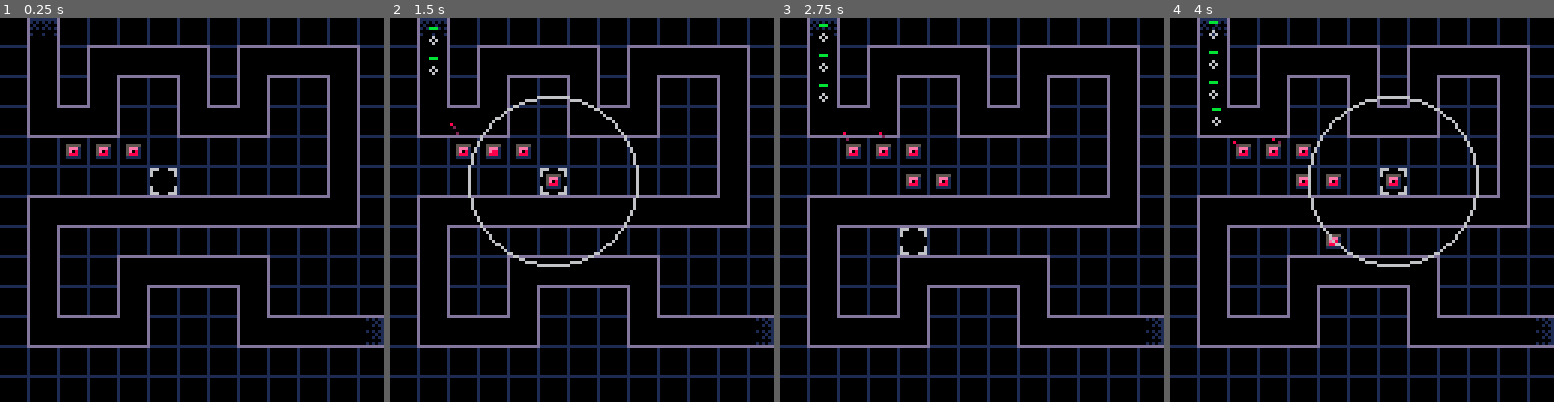
Above: before the commit, frames 1-4 (left to right).
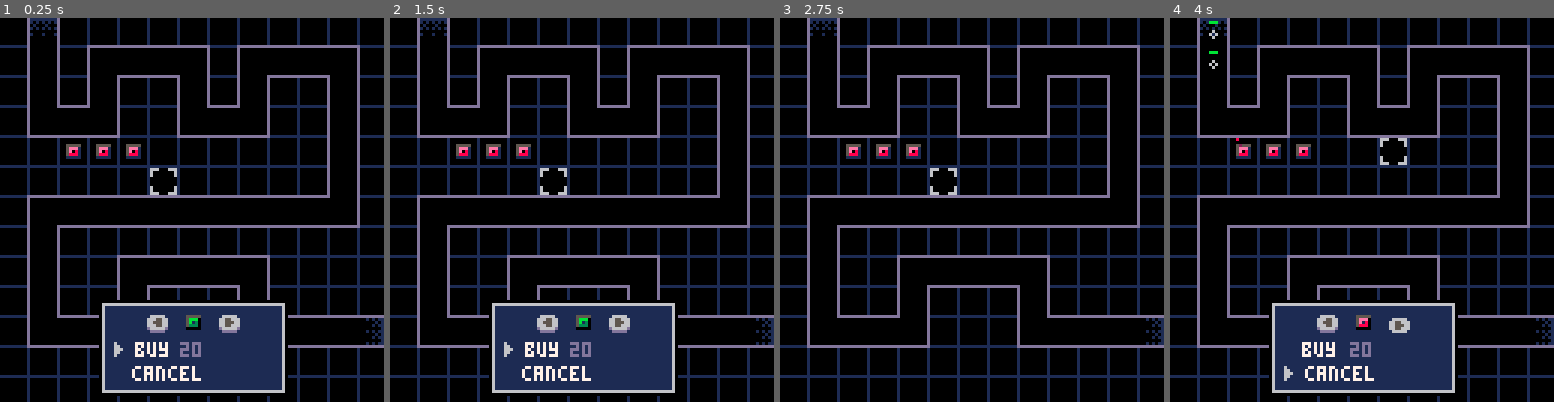
Above: after the commit, the same moments.

Repository: beardedsakimonkey/pixel_td.p8
Game: PICO-8 cartridge pixel_td.p8
Two runs of this game, one before a commit and one after it. Both use one fixed random seed, a clock stepped at 60 frames per second and the inputs below.
Inputs:
- Up to frame 1 (0.25 s): no input
- Up to frame 2 (1.5 s): tap O (Z key) at 0.33, 0.7, 1.43 s; tap X (X key) at 1.07 s
- Up to frame 3 (2.75 s): hold Left 1.97-2.37 s; tap X (X key) at 2.07, 2.4, 2.73 s; tap O (Z key) at 2.22 s; hold Down from 2.42 s (still down)
- Up to frame 4 (4 s): release Down at 2.82 s; hold Right 2.87-3.53 s; tap X (X key) at 3.07, 3.4, 3.73 s; tap O (Z key) at 3.1, 3.98 s; hold Up from 3.58 s (still down)

The runs differ from the first frame. In frame 1, 10% of the frame differs, in the area x 25-75%, y 73-99%; in frame 2, 11%; in frame 3, 0.7%; in frame 4, 12%, in the area x 10-81%, y 16-99%.

Commit message:
wip: working on buy menu

Diff:
--- /dev/null
+++ b/a.lua
@@ -0,0 +1,36 @@
+local function asserteq(a, b)
+    assert(a == b, ('Expected %s to equal %s'):format(a, b))
+end
+
+-- Convert grid coordinates (0-indexed) to pixel coordinates
+local function g2p(x, y)
+    local top  = (y * 12) - 2
+    local left = (x * 12) - 2
+    return {top=top, left=left, bot=top+12, right=left+12}
+end
+
+asserteq(g2p(0, 0).top, -2)
+asserteq(g2p(0, 0).bot, 10)
+
+asserteq(g2p(1, 1).top, 10)
+asserteq(g2p(1, 1).bot, 22)
+
+asserteq(g2p(2, 2).top, 22)
+asserteq(g2p(2, 2).bot, 34)
+
+asserteq(g2p(2, 2).left, 22)
+asserteq(g2p(2, 2).right, 34)
+
+asserteq(g2p(10, 10).top, 118)
+asserteq(g2p(10, 10).bot, 130)
+
+-- Convert pixel coordinates to grid coordinates (0-indexed)
+local function p2g(x, y)
+    return {
+        x=math.floor((x+2)/12),
+        y=math.floor((y+2)/12),
+    }
+end
+
+asserteq(p2g(23, 23).x, 2)
+asserteq(p2g(23, 23).y, 2)
--- a/core.lua
+++ b/core.lua
@@ -30,7 +30,14 @@
 enemies = {}
 towers = {}
 wave = 1
-sending = 10 -- number of enemies to send this wave
+sending = 0 -- number of enemies to send this wave
+
+ST = {buy = 1, upgrade = 2}
+open_shop = ST.buy
+shop_sel_opt = 1
+shop_sel_twr = 1
+shop_pressing_right = false
+shop_pressing_left = false
 
 --------------------------------------------------------------------------------
 -- INIT
@@ -76,10 +83,11 @@
     end
 end
 
-function make_enemy(x, y, dx, dy, hp)
+function make_enemy(hp)
     add(enemies, {
-        x=x, y=y,
-        dx=dx, dy=dy,
+        x=path_points[1].x,
+        y=path_points[1].y,
+        dx=0, dy=0.5,
         hp=hp, max_hp=hp,
         can_remove=false,
     })
@@ -104,14 +112,16 @@
     -- Make enemy
     if sending > 0 and t%20 == 0 then
         local hp = 3*wave
-        make_enemy(path_points[1].x, path_points[1].y, 0, 0.5, hp)
+        make_enemy(hp)
         sending -= 1
     end
     -- Update selection
-    if btnp(B.left)  then move_selection(B.left) end
-    if btnp(B.right) then move_selection(B.right) end
-    if btnp(B.up)    then move_selection(B.up) end
-    if btnp(B.down)  then move_selection(B.down) end
+    if not open_shop then
+        if btnp(B.left)  then move_selection(B.left) end
+        if btnp(B.right) then move_selection(B.right) end
+        if btnp(B.up)    then move_selection(B.up) end
+        if btnp(B.down)  then move_selection(B.down) end
+    end
     if sel.ts_x ~= 0 then -- is animating
         local dt = min(1, (time() - sel.ts_x)*4)
         if dt == 1 then -- done animating
@@ -133,32 +143,58 @@
         end
     end
 
-    if btnp(B.z) then
-        local twr = tbl_find(towers, twr_is_selected)
-        if twr then
-            -- Upgrade tower
-            if twr.type < 7 then
-                twr.type += 3
-                twr.dmg += 3
-                twr.range += 3
-            end
-        else
-            -- Purchase tower
-            local x, y = sel.dst_x/10, sel.dst_y/10
-            make_tower(TWR.red, x, y)
-        end
-    end
-
-    if btnp(B.x) then
-        if sending == 0 then
-            -- Send next wave
-            wave += 1
-            sending = 10
-        else
+    if open_shop then
+        shop_pressing_right = btn(B.right)
+        shop_pressing_left = btn(B.left)
+        if btnp(B.down) and shop_sel_opt == 1 then
+            shop_sel_opt = 2
+        end
+        if btnp(B.up) and shop_sel_opt == 2 then
+            shop_sel_opt = 1
+        end
+        if btnp(B.left) then
+            if shop_sel_twr > 1 then
+                shop_sel_twr -= 1
+            end
+        end
+        if btnp(B.right) then
+            if shop_sel_twr < 3 then
+                shop_sel_twr += 1
+            end
+        end
+        if btnp(B.x) then
+            open_shop = nil
+        end
+        if btnp(B.z) then
+            open_shop = nil
+        end
+    else
+        if btnp(B.z) then
             local twr = tbl_find(towers, twr_is_selected)
             if twr then
-                -- Sell tower
-                del(towers, twr)
+                -- Upgrade tower
+                if twr.type < 7 then
+                    twr.type += 3
+                    twr.dmg += 3
+                    twr.range += 3
+                end
+            else
+                -- Open buy menu
+                open_shop = ST.buy
+                -- local x, y = sel.dst_x/10, sel.dst_y/10
+            end
+        end
+        if btnp(B.x) then
+            if sending == 0 then
+                -- Send next wave
+                wave += 1
+                sending = 10
+            else
+                local twr = tbl_find(towers, twr_is_selected)
+                if twr then
+                    -- Sell tower
+                    del(towers, twr)
+                end
             end
         end
     end
@@ -463,6 +499,52 @@
         end
     end)
 
+    -- Draw buy/upgrade shop menu
+    if open_shop then
+        rect(33, 94, 95, 125, C.black)
+        rect(34, 95, 94, 124, C.light_gray)
+        rectfill(35, 96, 93, 123, C.dark_blue)
+        local show_left = open_shop == ST.buy
+            and shop_sel_twr ~= 1
+            or shop_sel_twr + 3 < 6
+        local show_right = open_shop == ST.buy
+            and shop_sel_twr ~= 3
+            -- or
+        if show_left then
+            print('⬅️', 49, 100, C.indigo)
+            rectfill(51, 100, 53, 103, C.dark_gray)
+            local offy = shop_pressing_left and 1 or 0
+            print('⬅️', 49, 99+offy, C.light_gray)
+        else
+            -- print('⬅️', 49, 99, C.dark_gray)
+        end
+        if show_right then
+            print('➡️', 73, 100, C.indigo)
+            rectfill(75, 100, 77, 103, C.dark_gray)
+            local offy = shop_pressing_right and 1 or 0
+            print('➡️', 73, 99+offy, C.light_gray)
+        else
+            -- print('➡️', 73, 99, C.dark_gray)
+        end
+        if open_shop == ST.buy then
+            pal(C.dark_blue, C.black)
+            spr(shop_sel_twr, 62-2, 99-2)
+            pal()
+            local offx = shop_sel_opt==1 and 1 or 0
+            print('buy', 44+offx, 108, C.white)
+            print('20', 60, 108, C.indigo)
+        elseif open_shop == ST.upgrade then
+            spr(shop_sel_twr, 62-2, 99-2)
+            local offx = shop_sel_opt==1 and 1 or 0
+            print('upgrade', 44+offx, 108, C.white)
+            print('20', 60, 108, C.indigo)
+        end
+        -- arrow
+        spr(13, 38, shop_sel_opt==1 and 108 or 116)
+        local offx = shop_sel_opt==2 and 1 or 0
+        print('cancel', 44+offx, 116, C.white)
+    end
+
     -- if sending == 0 then
     --     local c = (t%4 == 0 or (t-1)%4 == 0) and C.pink or C.orange
     --     print('❎ send wave', 22, 1, c)
--- a/pixel_td.p8
+++ b/pixel_td.p8
@@ -4,11 +4,11 @@
 #include util.lua
 #include core.lua
 __gfx__
-00000000000000000000000000000000000000000000000000000000000000000000000000000000111111111000000000101011000000000000000000000000
-000000000000000000000000000000000000000000000000000000000bbbbbbb0eeeeeee0ccccccc101010101000000000000101000000000000000000000000
-0000000000555550005555500055555000bbbbb000eeeee000ccccc00b5555530e5555580c55555d010001000000000000001011000000000000000000000000
-00000000005bbb10005eee10005ccc1000b5553000e5558000c555d00b5bbb130e5eee280c5ccc1d101010101000000000000001000000000000000000000000
-00000000005b0310005e0810005c0d1000b5013000e5028000c501d00b5b03130e5e08280c5c0d1d000000000000000000101011000000000000000000000000
+00000000000000000000000000000000000000000000000000000000000000000000000000000000111111111000000000101011600000000000000000000000
+000000000000000000000000000000000000000000000000000000000bbbbbbb0eeeeeee0ccccccc101010101000000000000101660000000000000000000000
+0000000000555550005555500055555000bbbbb000eeeee000ccccc00b5555530e5555580c55555d010001000000000000001011666000000000000000000000
+00000000005bbb10005eee10005ccc1000b5553000e5558000c555d00b5bbb130e5eee280c5ccc1d101010101000000000000001660000000000000000000000
+00000000005b0310005e0810005c0d1000b5013000e5028000c501d00b5b03130e5e08280c5c0d1d000000000000000000101011600000000000000000000000
 000000000053331000588810005ddd1000b1113000e2228000c111d00b5333130e5888280c5ddd1d100010001000000000000101000000000000000000000000
 00000000001111100011111000111110003333300088888000ddddd00b1111130e2222280c11111d000000000000000000001011000000000000000000000000
 0000000000000000000000000000000000000000000000000000000003333333088888880ddddddd000000000000000000000001000000000000000000000000
Not shown, changed: notes.txt
